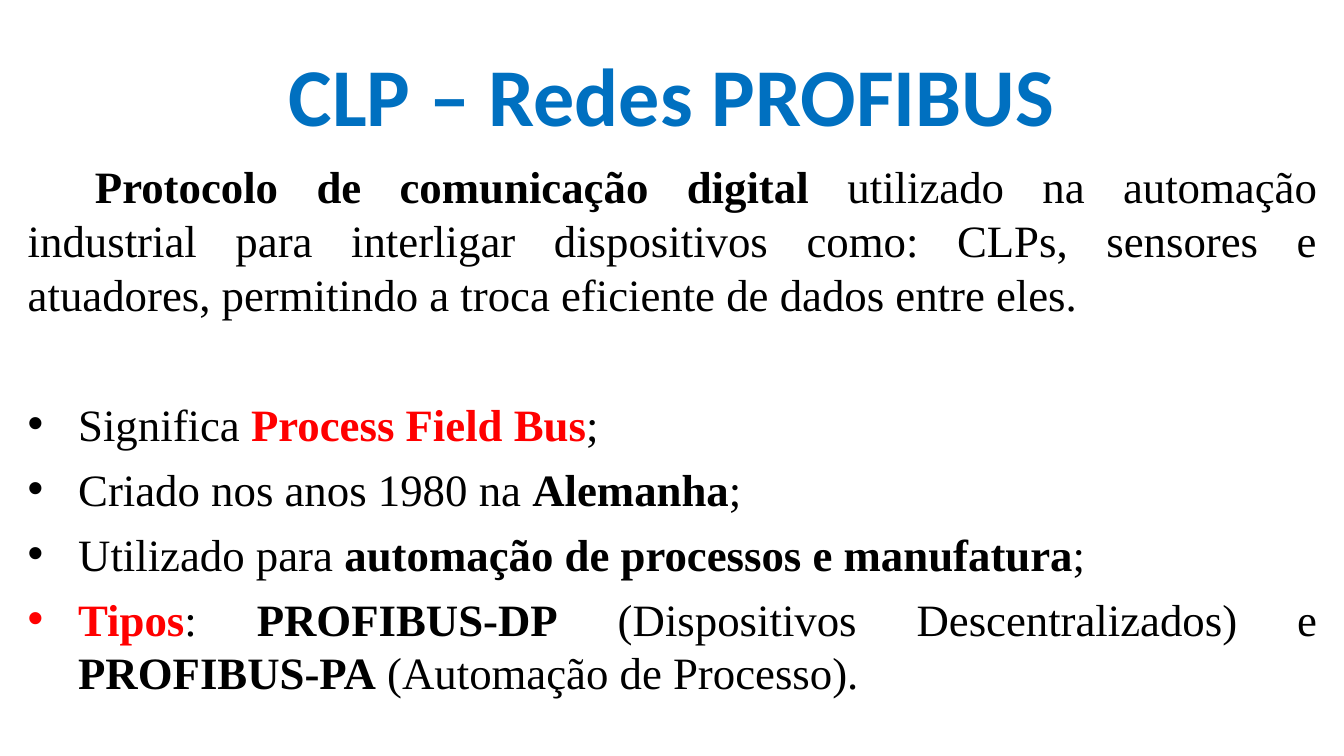
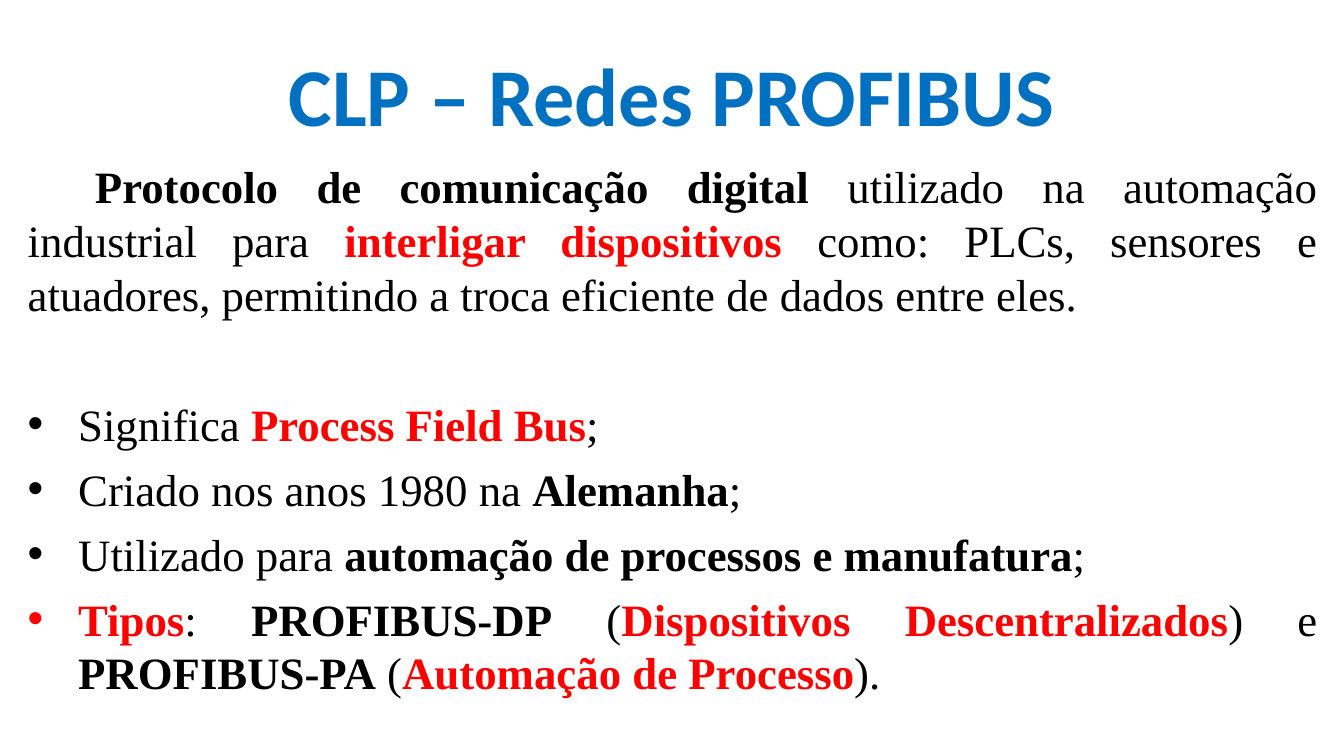
Before and after one commit to CloudEducationBrazil/WydenUniRuyControladoresLogicosProgCLP, a slide deck: slide 4 of 01 Classes/Aula7 - CLP - Redes Industriais PROFIBUS.pptx. Drawn at 1344x756 pixels with LibreOffice and Linux fonts; fonts in the diff are those of the drawing; background and template pictures are left out. Boxes give left, top, right and bottom in pixels: in the first picture for what was removed or moved away, otherwise in the second. Text is boxed around its words. In the diff, an @@ line names an element or a change of style, - is before the commit and + after.

Commit message:
PLC protocolos e Supervisórios 22Mai2025

```diff
--- a/01 Classes/Aula7 - CLP - Redes Industriais PROFIBUS.pptx
+++ b/01 Classes/Aula7 - CLP - Redes Industriais PROFIBUS.pptx
@@ text at <box>28,171,1317,320</box>: text changed @@
-Protocolo de comunicação digital utilizado na automação industrial para interligar dispositivos como: CLPs, sensores e atuadores, permitindo a troca eficiente de dados entre eles.
+Protocolo de comunicação digital utilizado na automação industrial para interligar dispositivos como: PLCs, sensores e atuadores, permitindo a troca eficiente de dados entre eles.
@@ text at <box>78,605,1243,699</box>: text colour #000000 to #FF0000, bold on in "(Dispositivos Descentralizados) (Automação de Processo)." @@
```
Also in this commit, not shown: 6 other slides changed, 2 slides added, 3 other files.
